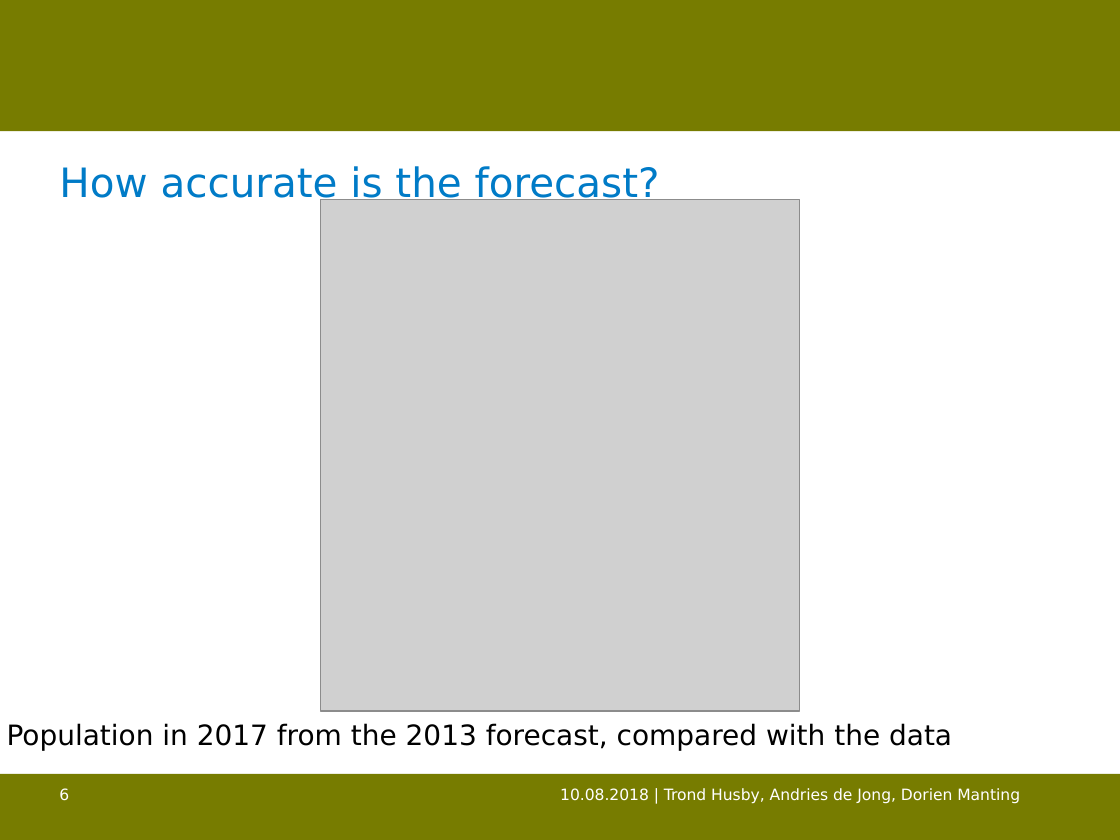
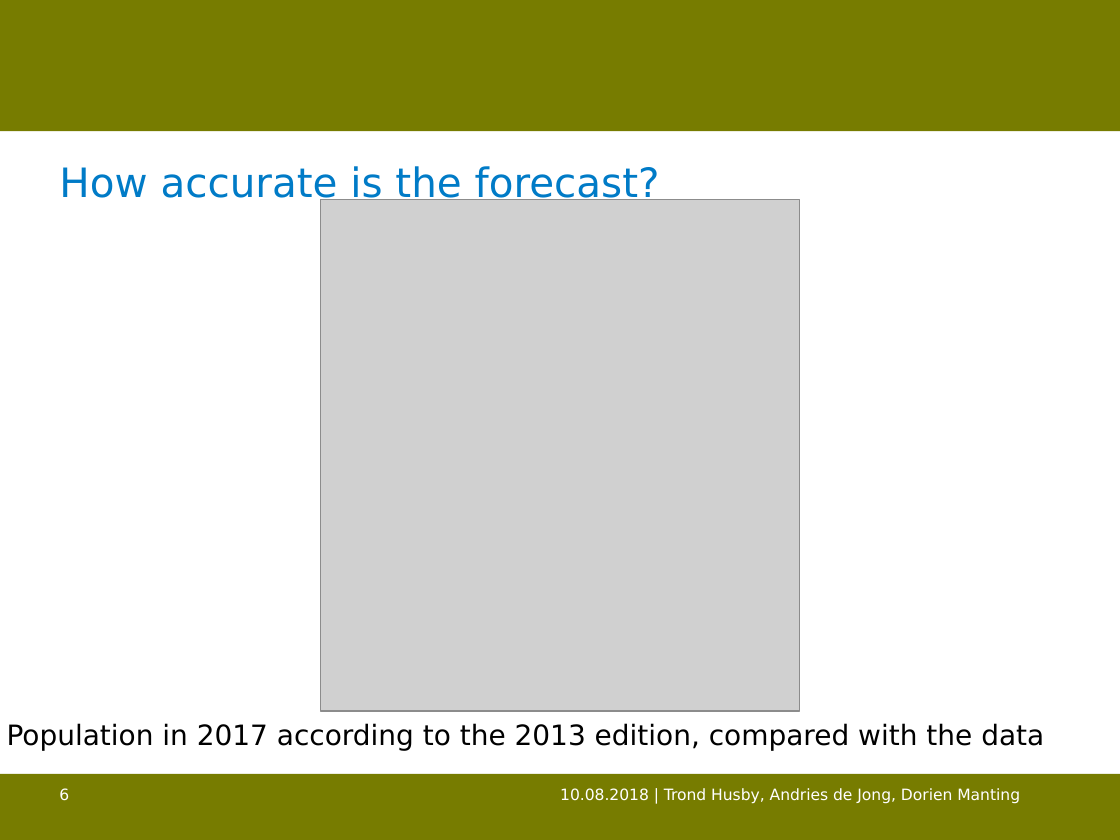
Before and after one commit to trondhusby/mobility_forecast, a slide deck: slide 6 of output/bsps-HUSBY.pptx. Drawn at 1120x840 pixels with LibreOffice and Linux fonts; fonts in the diff are those of the drawing; grey boxes stand for pictures; background and template pictures are left out. Boxes give left, top, right and bottom in pixels: in the first picture for what was removed or moved away, otherwise in the second. Text is boxed around its words. In the diff, an @@ line names an element or a change of style, - is before the commit and + after.

```diff
--- a/output/bsps-HUSBY.pptx
+++ b/output/bsps-HUSBY.pptx
@@ text at bbox=[7, 723, 1044, 751]: text changed @@
-Population in 2017 from the 2013 forecast, compared with the data
+Population in 2017 according to the 2013 edition, compared with the data
```
Also in this commit, not shown: 6 other slides changed, 1 other file.
